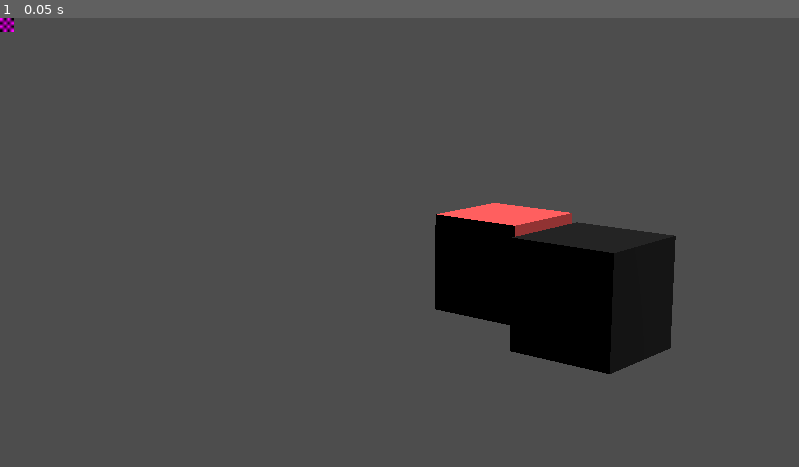
Above: before the commit, frame 1.
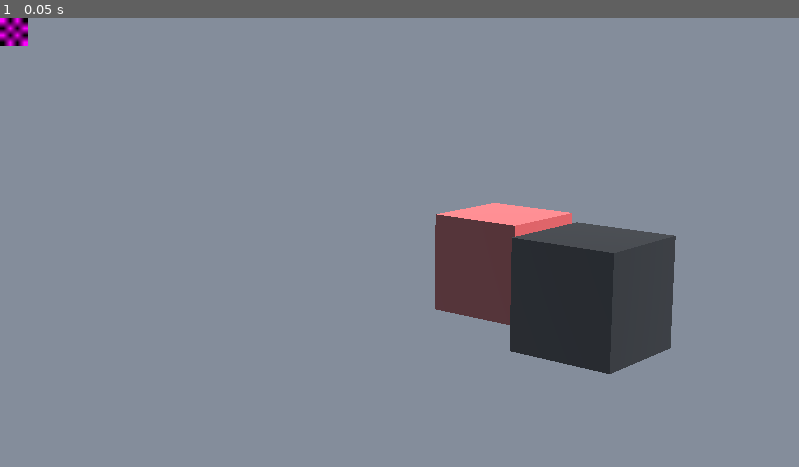
Above: after the commit, the same moment.

Repository: dmlary/godot-stencil-based-outline-compositor-effect
Game: Godot game, scene res://node_3d.tscn
Two runs of this game, one before a commit and one after it. Both use one fixed random seed, a clock stepped at 60 frames per second and the inputs below. The project has no main scene, so this scene is started directly.
Inputs:
- Up to frame 1 (0.05 s): no input

The runs differ from the first frame. In frame 1, 100% of the frame differs, in the area x 0-100%, y 0-100%.
Error before the commit: Cannot call method 'shader_compile_spirv_from_source' on a null value. (res://stencil_based_outilne_compositor_effect.gd:160)
Error after the commit: Cannot call method 'shader_compile_spirv_from_source' on a null value. (res://stencil_based_outilne_compositor_effect.gd:163)

Commit message:
Got dump implementation of jump flood working; more to be done.

Diff:
--- a/node_3d.tscn
+++ b/node_3d.tscn
@@ -1,8 +1,7 @@
-[gd_scene load_steps=11 format=3 uid="uid://5q7qw3rqscd7"]
+[gd_scene load_steps=10 format=3 uid="uid://5q7qw3rqscd7"]
 
 [ext_resource type="Script" uid="uid://2hwbm5ni3g8m" path="res://node_3d.gd" id="1_noarx"]
 [ext_resource type="Script" uid="uid://d5yrhticd74c" path="res://stencil_based_outilne_compositor_effect.gd" id="2_noarx"]
-[ext_resource type="Script" uid="uid://cyxqtwkhedfab" path="res://render_pipeline_compositor_effect.gd" id="3_a0tk4"]
 
 [sub_resource type="BoxMesh" id="BoxMesh_jka67"]
 
@@ -16,6 +15,9 @@
 [sub_resource type="StandardMaterial3D" id="StandardMaterial3D_jka67"]
 albedo_color = Color(0, 0, 0, 1)
 
+[sub_resource type="Environment" id="Environment_a0tk4"]
+fog_enabled = true
+
 [sub_resource type="CompositorEffect" id="CompositorEffect_a0tk4"]
 resource_local_to_scene = false
 resource_name = ""
@@ -26,18 +28,8 @@
 script = ExtResource("2_noarx")
 metadata/_custom_type_script = "uid://d5yrhticd74c"
 
-[sub_resource type="CompositorEffect" id="CompositorEffect_r3fl7"]
-resource_local_to_scene = false
-resource_name = ""
-enabled = false
-effect_callback_type = 4
-needs_motion_vectors = false
-needs_normal_roughness = false
-script = ExtResource("3_a0tk4")
-metadata/_custom_type_script = "uid://cyxqtwkhedfab"
-
 [sub_resource type="Compositor" id="Compositor_a0tk4"]
-compositor_effects = Array[CompositorEffect]([SubResource("CompositorEffect_a0tk4"), SubResource("CompositorEffect_r3fl7")])
+compositor_effects = Array[CompositorEffect]([SubResource("CompositorEffect_a0tk4")])
 
 [node name="Node3D" type="Node3D" node_paths=PackedStringArray("texture_rect", "camera")]
 script = ExtResource("1_noarx")
@@ -60,11 +52,11 @@
 
 [node name="Camera3D" type="Camera3D" parent="."]
 transform = Transform3D(0.7477981, -0.12668309, 0.651728, 0, 0.9816271, 0.19080898, -0.66392624, -0.14268659, 0.73405886, 6.5122004, 2.4694471, 9.449494)
+environment = SubResource("Environment_a0tk4")
 compositor = SubResource("Compositor_a0tk4")
 fov = 22.0
 
 [node name="TextureRect" type="TextureRect" parent="."]
 offset_right = 40.0
 offset_bottom = 40.0
-scale = Vector2(0.5, 0.5)
 metadata/_edit_use_anchors_ = true
--- a/stencil_based_outilne_compositor_effect.gd
+++ b/stencil_based_outilne_compositor_effect.gd
@@ -1,5 +1,8 @@
 extends CompositorEffect
 class_name StencilBasedOutlineCompositorEffect
+
+## Number of jump-flood passes to run to make the outline
+@export var passes := 4
 
 ## GLSL sc_shader source file
 @export_file("*.glsl") var glsl_shader_file = "res://./jump_flood.glsl"
@@ -154,7 +157,7 @@
 
         void main() {
             vec2 UV = gl_FragCoord.xy / resolution;
-            frag_color.rgba = vec4(UV.x, UV.y, 1, 1);
+            frag_color.rgba = vec4(UV.x, UV.y, 0, 1);
         }
     """
     var shader_spirv: RDShaderSPIRV = rd.shader_compile_spirv_from_source(source)
@@ -297,7 +300,8 @@
     texture_format.texture_type = RenderingDevice.TEXTURE_TYPE_2D
     texture_format.width = size.x
     texture_format.height = size.y
-    texture_format.format = RenderingDevice.DATA_FORMAT_R8G8B8A8_UNORM
+    # XXX may need to explore proper format to use here.
+    texture_format.format = RenderingDevice.DATA_FORMAT_R16G16B16A16_SFLOAT
     texture_format.usage_bits = (
         RenderingDevice.TEXTURE_USAGE_COLOR_ATTACHMENT_BIT |
         RenderingDevice.TEXTURE_USAGE_SAMPLING_BIT |
@@ -427,7 +431,7 @@
     var draw_list := rd.draw_list_begin(
         sc_framebuffer,
         RenderingDevice.DRAW_CLEAR_COLOR_0,
-        [Color.BLACK],
+        [Color.TRANSPARENT],
         1.0,
         0,
         Rect2(),
@@ -442,6 +446,19 @@
     var x_groups : int = (resolution.x - 1) / 8 + 1
     @warning_ignore("integer_division")
     var y_groups : int = (resolution.y - 1) / 8 + 1
+    var push_constant := PackedByteArray()
+    push_constant.resize(16) # minimum size
+    push_constant.encode_u32(0, passes)
+
+    # XXX next steps:
+    # - reduce down to two uniform sets:
+    #       (src = 0, dest = 1), and (src = 1, dest = 0)
+    # - change glsl shader to do only a single pass at a time
+    # - create new rendering pipeline to draw outline for only those pixels not
+    #   marked for outline in the stencil buffer
+    # XXX Maybe write the outline back to the color layer instead of an output
+    #     texture that needs to be hooked to a colorRect.
+
     var compute_list := rd.compute_list_begin()
     rd.compute_list_bind_compute_pipeline(compute_list, jf_pipeline)
     rd.compute_list_bind_uniform_set(
@@ -452,5 +469,6 @@
         compute_list,
         jf_uniform_sets[0][1],
         1)
+    rd.compute_list_set_push_constant(compute_list, push_constant, push_constant.size())
     rd.compute_list_dispatch(compute_list, x_groups, y_groups, 1)
     rd.compute_list_end()
Not shown, changed: jump_flood.glsl
